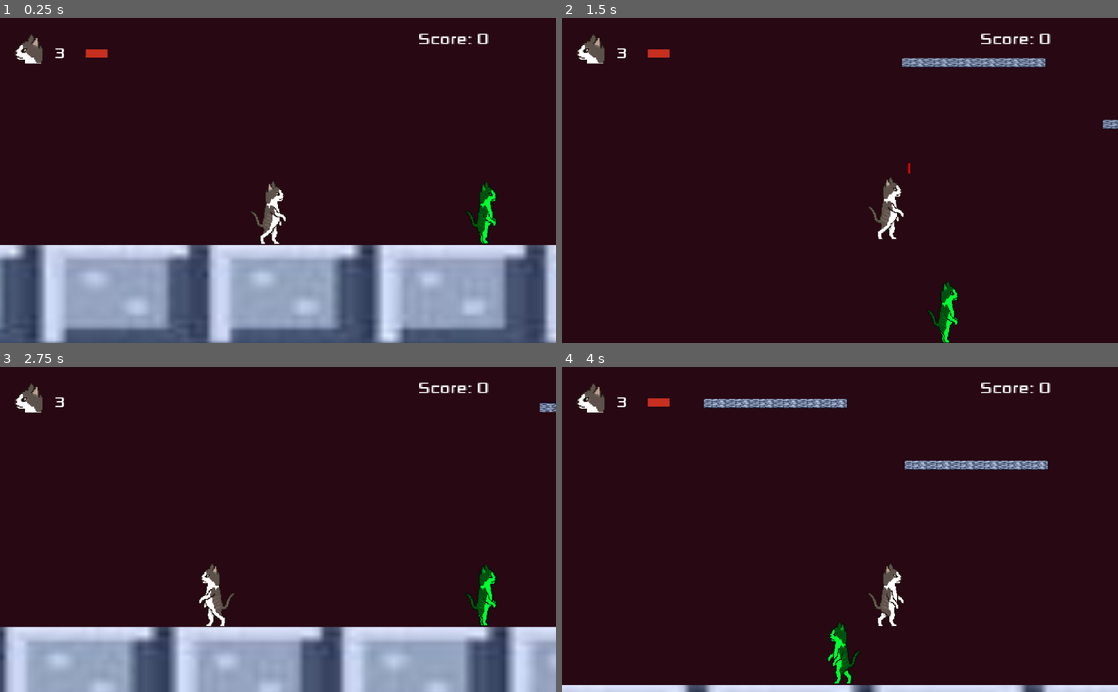
Above: before the commit, frames 1-4 (two rows, left to right).
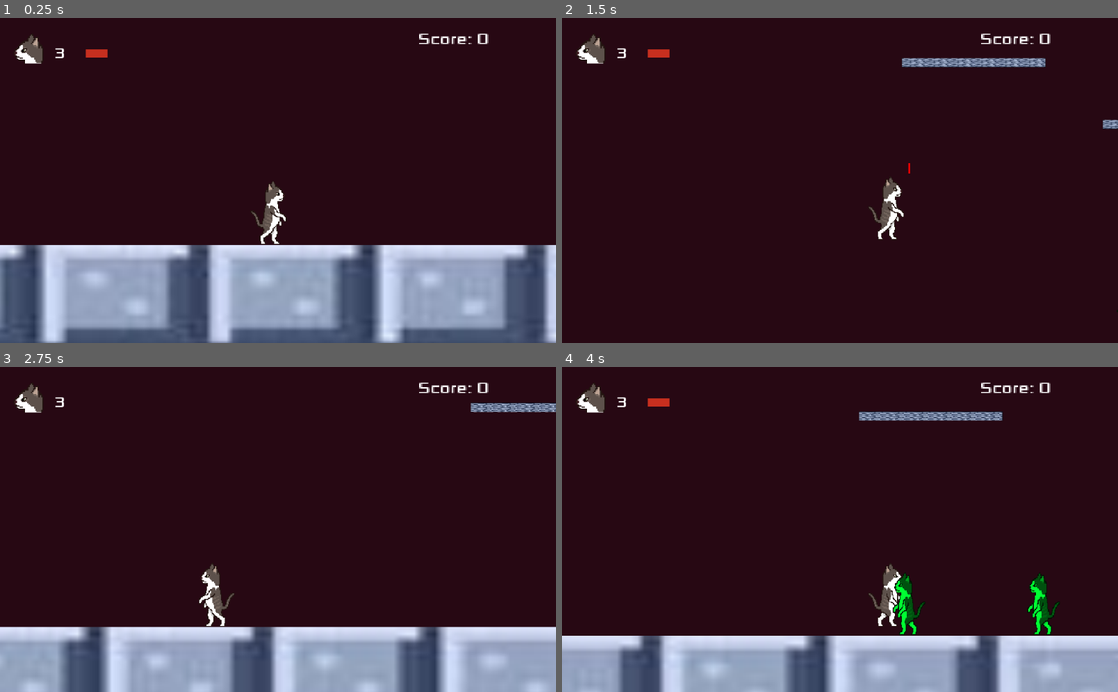
Above: after the commit, the same moments.

Repository: Fergiaco/Bordasvania
Game: Godot game, scene res://Main.tscn
The game is run twice, just before and just after one commit, with the same random seed, the same clock (stepped at 60 frames per second) and the same inputs.
Inputs:
- Up to frame 1 (0.25 s): no input
- Up to frame 2 (1.5 s): hold R 0.53-1.28 s; hold Right (Right) from 0.53 s (still down); tap Space (Jump) at 0.77 s; tap K (Melee) at 1.35 s
- Up to frame 3 (2.75 s): tap Space (Jump) at 1.52 s; tap R at 1.55, 2.3 s; release Right (Right) at 2.03 s; hold Left (Left) from 2.03 s (still down); hold L (Projetil) from 2.03 s (still down)
- Up to frame 4 (4 s): release Left (Left) at 2.78 s; release L (Projetil) at 2.78 s; hold Right (Right) from 2.78 s (still down); tap R at 2.85 s; tap Space (Jump) at 3.02, 3.77 s; hold R from 3.53 s (still down)

The runs differ from the first frame. In frame 1, 0.5% of the frame differs, in the area x 83-90%, y 50-70%; in frame 2, 0.5%; in frame 3, 14%; in frame 4, 20%, in the area x 0-100%, y 9-100%.

Commit message:
Gravidade inimigos

Diff:
--- a/Inimigos/Inimigo.gd
+++ b/Inimigos/Inimigo.gd
@@ -4,7 +4,7 @@
 var speed = 150
 var desloc = 0
 var gravidade = 3000
-
+var direita=true
 onready var sprite = $Sprite
 export (int) var hp=3
 export (int) var pontos=100
@@ -13,12 +13,12 @@
 	sprite.play("Direita")
 
 func inverte_dir():
-	if velocidade==Vector2(1,0):
-		velocidade = Vector2(-1,0)
+	if direita:
 		sprite.play("Esquerda")
+		direita=false
 	else:
-		velocidade=Vector2(1,0)
 		sprite.play("Direita")
+		direita=true
 
 func tomou_dano():
 	hp-=1
@@ -27,15 +27,21 @@
 		get_tree().call_group("HUD", "atualiza_pontos",pontos)
 		queue_free()
 
+
 func _physics_process(delta):
-	var colisao=move_and_collide(velocidade*speed*delta)
+	velocidade.x =  speed
+	velocidade.y += gravidade * delta
+	velocidade = move_and_slide(velocidade, Vector2.UP)
+	#var colisao=move_and_collide(velocidade*speed*delta)
 	#velocidade.y=1000
-	if colisao:
-		if colisao.collider.is_in_group("Player"):
-			colisao.collider.call("tomou_dano")
-			print(('aaaaa'))
-	desloc += delta*speed
+	#if colisao:
+	#	if colisao.collider.is_in_group("Player"):
+	#		colisao.collider.call("tomou_dano")
+	#		print(('aaaaa'))
+	desloc += abs(delta*speed)
+	print(desloc)
 	#print(desloc)
-	if desloc>=500:
+	if desloc>=420:
+		speed=-speed
 		inverte_dir()
 		desloc=0
--- a/Main.tscn
+++ b/Main.tscn
@@ -130,10 +130,10 @@
 position = Vector2( 31.9055, 46 )
 
 [node name="Inimigo" parent="Castelo" instance=ExtResource( 6 )]
-position = Vector2( -1929, 351 )
+position = Vector2( -1317, -69 )
 
 [node name="Inimigo2" parent="Castelo" instance=ExtResource( 6 )]
-position = Vector2( -1248, 352 )
+position = Vector2( -1580, 234 )
 
 [node name="Inimigo3" parent="Castelo" instance=ExtResource( 6 )]
 position = Vector2( -507, 57 )
@@ -148,7 +148,7 @@
 position = Vector2( -284, 2401 )
 
 [node name="Inimigo6" parent="Castelo" instance=ExtResource( 6 )]
-position = Vector2( -2343, -347 )
+position = Vector2( -2504, -340 )
 
 [node name="Inimigo7" parent="Castelo" instance=ExtResource( 6 )]
 position = Vector2( 2255, -738 )
